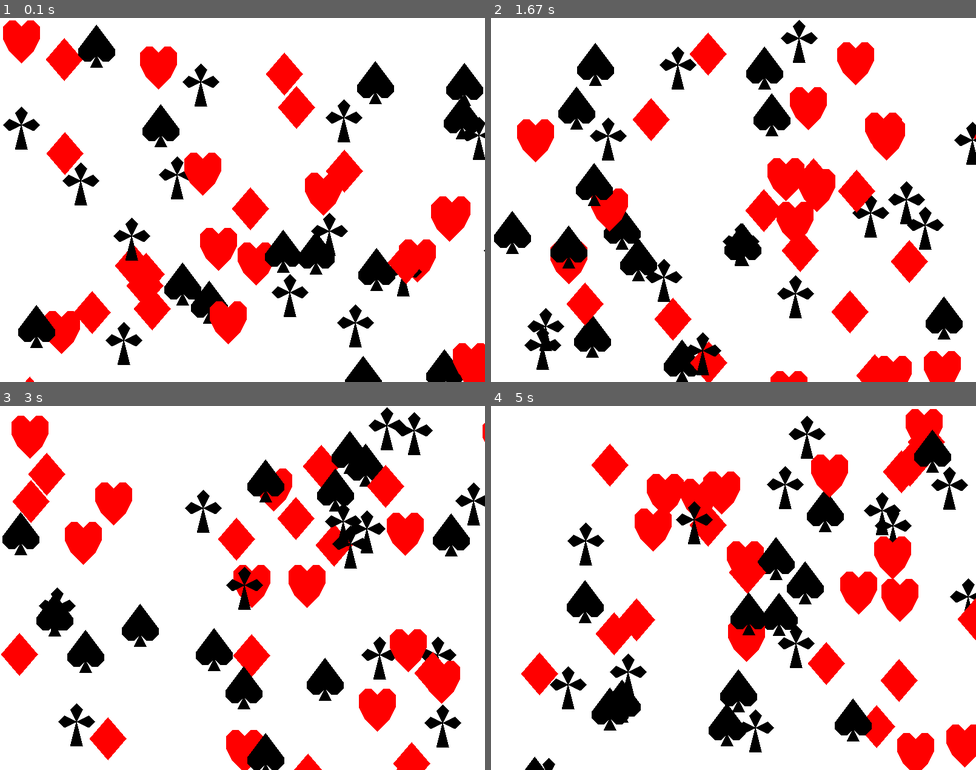
Above: before the commit, frames 1-4 (two rows, left to right).
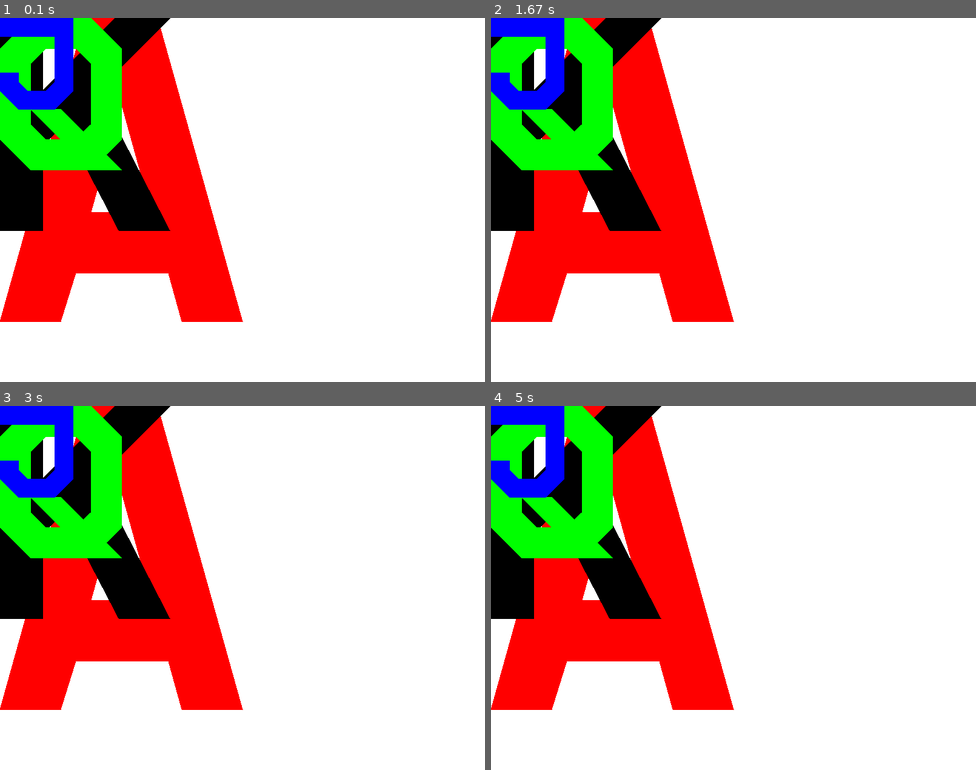
Above: after the commit, the same moments.

Repository: ankhilko/bj_pygame
Game: pygame game, started from main.py
Two runs of this game, one before a commit and one after it. Both use one fixed random seed, a clock stepped at 60 frames per second and the inputs below.
Inputs:
- Up to frame 1 (0.1 s): no input
- Up to frame 2 (1.67 s): no input
- Up to frame 3 (3 s): no input
- Up to frame 4 (5 s): no input

The runs differ from the first frame. In frame 1, 42% of the frame differs, in the area x 0-100%, y 0-100%; in frame 2, 44%; in frame 3, 45%; in frame 4, 46%.

Commit message:
did some graphics: A, K, Q, and J

Diff:
--- a/main.py
+++ b/main.py
@@ -7,6 +7,7 @@
 WHITE = (255, 255, 255)
 GREEN = (0, 255, 0)
 RED = (255, 0, 0)
+BLUE = (0, 0, 255)
 
 
 pygame.init()
@@ -33,7 +34,7 @@
     return place(resize(suit_shape[card]), x, y)
 
 
-def card_draw(card, x, y):
+def shape_draw(card, x, y):
     global screen
     pygame.draw.polygon(screen, suit_color[card[1]], coor_to_draw(card[1], x, y))
 
@@ -55,6 +56,31 @@
     'spades': ((30, 0), (0, 40), (0, 50), (10, 60), (20, 60), (30, 50),
                (20, 70), (40, 70), (30, 50), (40, 60), (50, 60), (60, 50), (60, 40))
 }
+
+rank_shape = {
+    'A': ((14, 0), (0, 50), (10, 50), (12.5, 42), (27.75, 42),
+          (25, 32), (15, 32), (20, 14), (30, 50), (40, 50), (26, 0)),
+    'K': ((0, 0), (0, 50), (10, 50), (10, 30), (15, 25), (28, 50),
+          (40, 50), (23, 17), (40, 0), (27, 0), (10, 17), (10, 0)),
+    'Q': ((0, 10), (0, 40), (10, 50), (40, 50), (20, 30), (10, 30), (20, 40),
+          (15, 40), (10, 35), (10, 15), (15, 10), (25, 10), (30, 15), (30, 35),
+          (27.5, 37.5), (35, 45), (40, 40), (40, 10), (30, 0), (10, 0)),
+    'J': ((0, 0), (0, 10), (30, 10), (30, 35), (25, 40), (15, 40),
+          (10, 35), (10, 30), (0, 30), (0, 40), (10, 50), (30, 50),
+          (40, 40), (40, 0)),
+    '10': (),
+    '9': (),
+    '8': (),
+    '7': (),
+    '6': (),
+    '5': (),
+    '4': (),
+    '3': (),
+    '2': (),
+}
+
+
+
 
 suit_color = {
     'clubs': BLACK,
@@ -80,8 +106,13 @@
 
     screen.fill(WHITE)
 
-    for i in range(len(new_deck)):
-        card_draw(new_deck[i], random.randint(0, W_SIZE[0]), random.randint(0, W_SIZE[1]))
+    pygame.draw.polygon(screen, RED, resize(rank_shape['A'], 10))
+    pygame.draw.polygon(screen, BLACK, resize(rank_shape['K'], 7))
+    pygame.draw.polygon(screen, GREEN, resize(rank_shape['Q'], 5))
+    pygame.draw.polygon(screen, BLUE, resize(rank_shape['J'], 3))
+
+#    for i in range(len(new_deck)):
+#        card_draw(new_deck[i], random.randint(0, W_SIZE[0]), random.randint(0, W_SIZE[1]))
 
 
     # refresh rate
